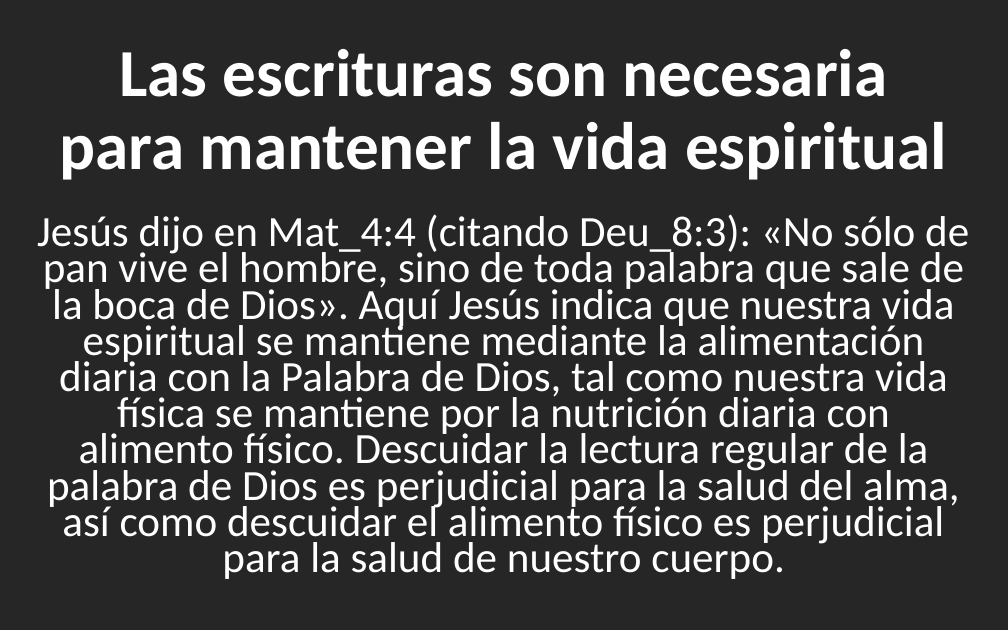
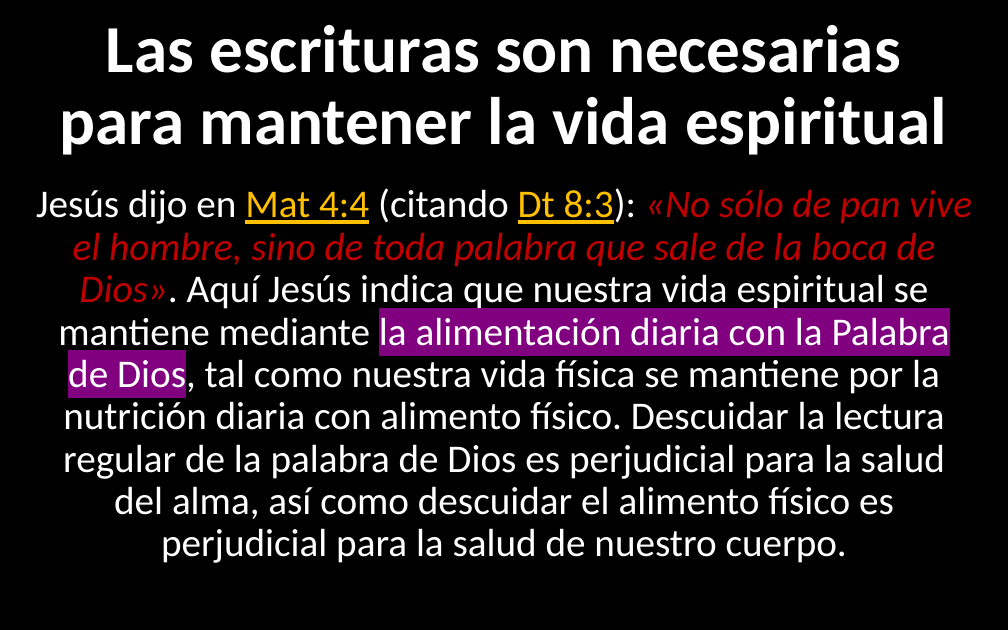
Before and after one commit to CreyTuning/documents, a slide deck: slide 7 of slideshow/Teologia Sistematica y Biblica - Myer Pearlman/Clases/3. Las Escrituras.pptx. Drawn at 1008x630 pixels with LibreOffice and Linux fonts; fonts in the diff are those of the drawing. Boxes give left, top, right and bottom in pixels: in the first picture for what was removed or moved away, otherwise in the second. Text is boxed around its words. In the diff, an @@ line names an element or a change of style, - is before the commit and + after.

Commit message:
3. Las Escrituras [adding styles]

```diff
--- a/slideshow/Teologia Sistematica y Biblica - Myer Pearlman/Clases/3. Las Escrituras.pptx
+++ b/slideshow/Teologia Sistematica y Biblica - Myer Pearlman/Clases/3. Las Escrituras.pptx
@@ background #262626 to #000000 @@
@@ title at (60,25,947,155): text changed @@
-Las escrituras son necesaria para mantener la vida espiritual
+Las escrituras son necesarias para mantener la vida espiritual
@@ text at (36,188,972,563): text changed; size 30.8 to 28 pt @@
-Jesús dijo en Mat_4:4 (citando Deu_8:3): «No sólo de pan vive el hombre, sino de toda palabra que sale de la boca de Dios». Aquí Jesús indica que nuestra vida espiritual se mantiene mediante la alimentación diaria con la Palabra de Dios, tal como nuestra vida física se mantiene por la nutrición diaria con alimento físico. Descuidar la lectura regular de la palabra de Dios es perjudicial para la salud del alma, así como descuidar el alimento físico es perjudicial para la salud de nuestro cuerpo.
+Jesús dijo en Mat 4:4 (citando Dt 8:3): «No sólo de pan vive el hombre, sino de toda palabra que sale de la boca de Dios». Aquí Jesús indica que nuestra vida espiritual se mantiene mediante la alimentación diaria con la Palabra de Dios, tal como nuestra vida física se mantiene por la nutrición diaria con alimento físico. Descuidar la lectura regular de la palabra de Dios es perjudicial para la salud del alma, así como descuidar el alimento físico es perjudicial para la salud de nuestro cuerpo.
```
Also in this commit, not shown: 10 other slides changed.
